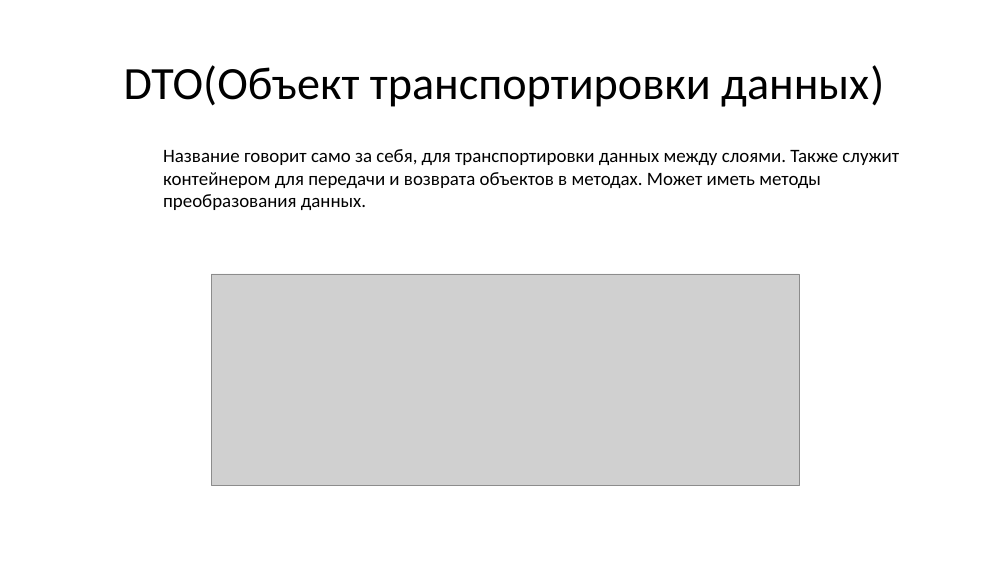
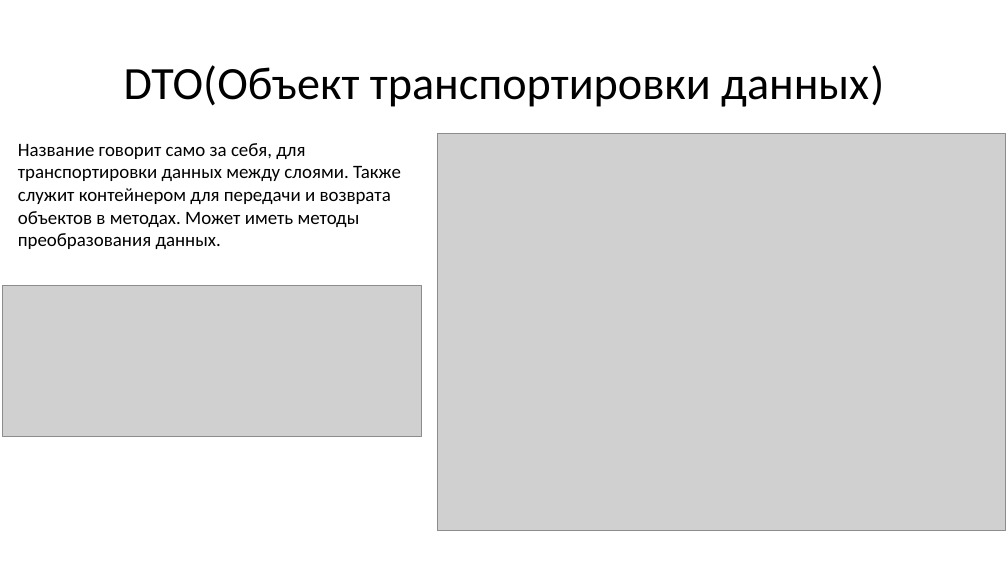
Before and after one commit to dimaxz/Lectures, a slide deck: slide 20 of Лекция 2. Паттерны/Лекция 2. Паттерны.pptx (slide 21 before the commit). Drawn at 1008x567 pixels with LibreOffice and Linux fonts; fonts in the diff are those of the drawing; grey boxes stand for pictures. Boxes give left, top, right and bottom in pixels: in the first picture for what was removed or moved away, otherwise in the second. Text is boxed around its words. In the diff, an @@ line names an element or a change of style, - is before the commit and + after.

```diff
--- a/Лекция 2. Паттерны/Лекция 2. Паттерны.pptx
+++ b/Лекция 2. Паттерны/Лекция 2. Паттерны.pptx
@@ text "Название говорит само за себя, ..." rewrapped from <box>163,149,899,210</box> to <box>18,143,401,249</box> @@
@@ picture added at <box>437,134,1006,531</box> @@
@@ picture: place and size @@
-picture at <box>212,274,799,485</box>
+picture at <box>2,286,422,436</box>
```
Also in this commit, not shown: 9 other slides changed, 1 slide removed, 5 other files.
